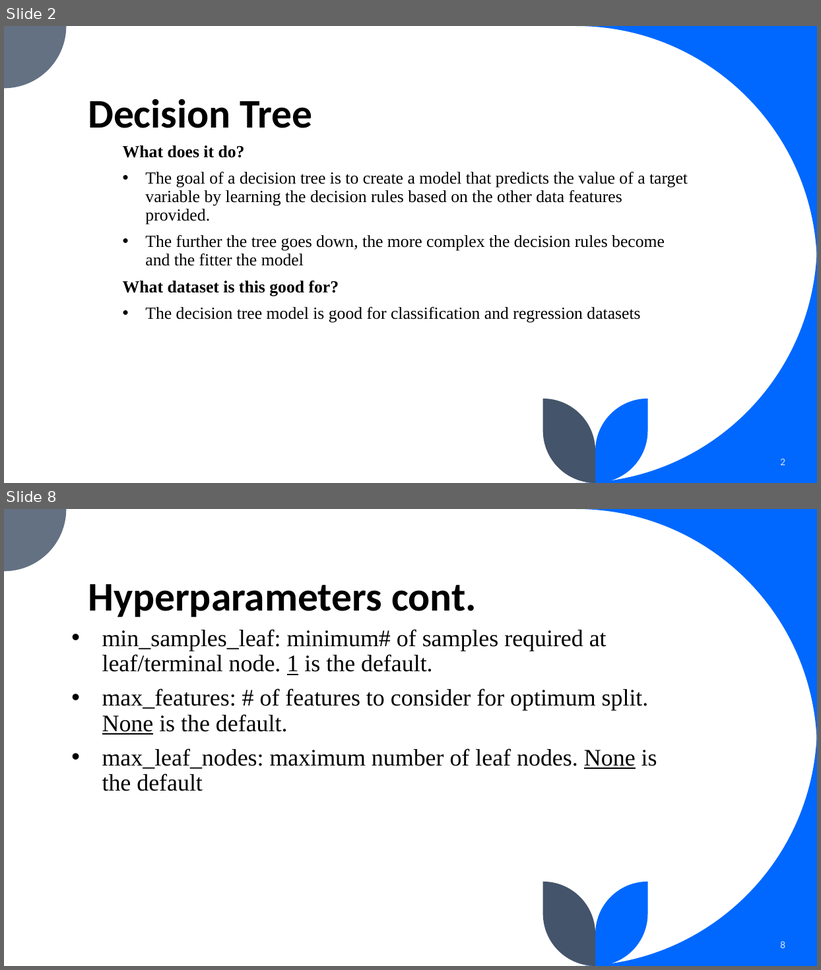
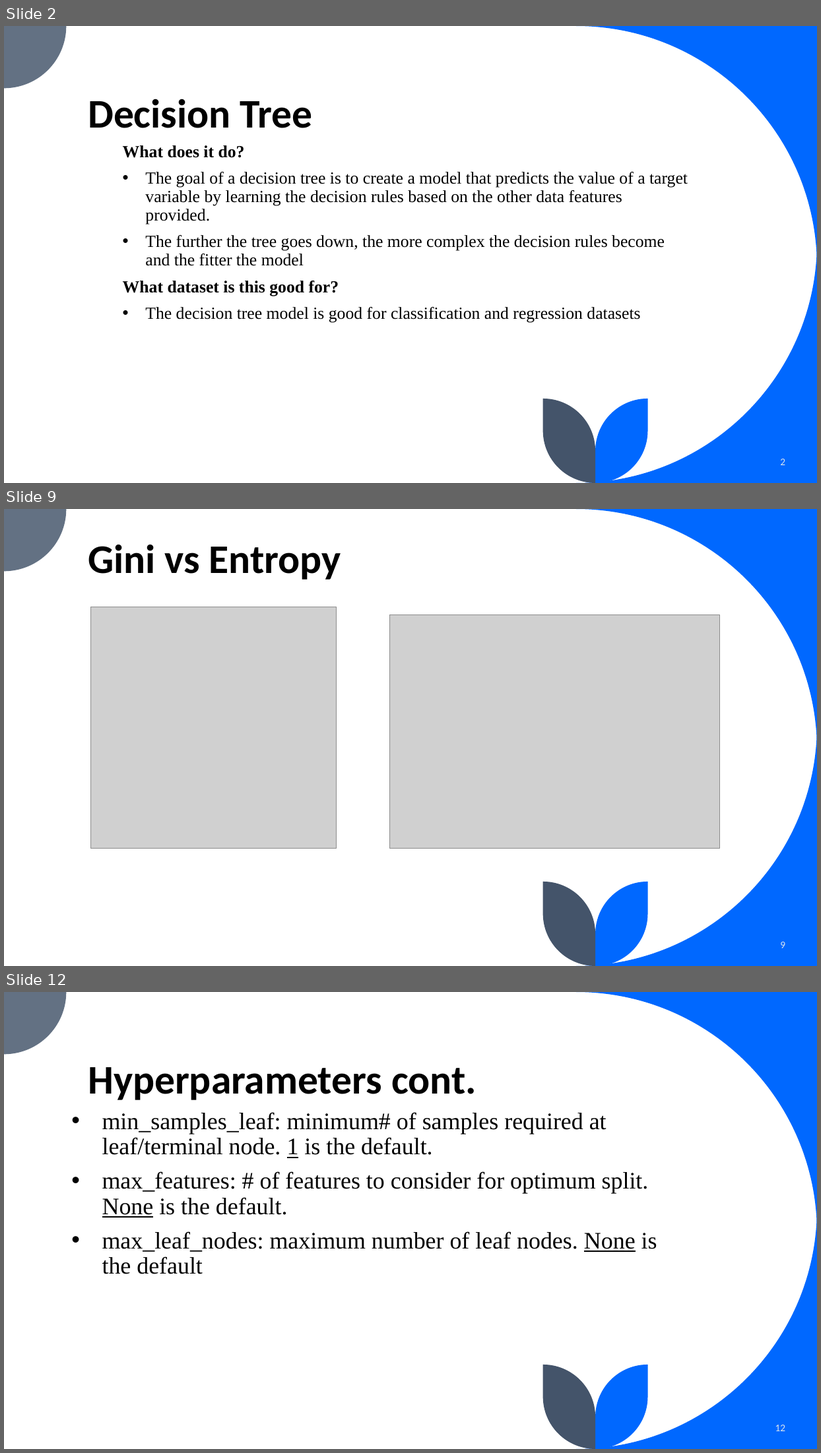
Before and after one commit to edwardoh7/wk09_fourthplace, a slide deck: Wk09 ppt presentation.pptx. Shown one above the other, each under a label of ours: slides 2 and 8 before the commit, slides 2, 9 and 12 after it; the slides between them are not shown. The pictures are 821x970 and 821x1453 pixels, drawn with LibreOffice and Linux fonts; fonts in the diff are those of the drawing; grey boxes stand for pictures. Boxes give left, top, right and bottom in pixels: in the first picture for what was removed or moved away, otherwise in the second. Text is boxed around its words. In the diff, an @@ line names an element or a change of style, - is before the commit and + after.

```diff
--- a/Wk09 ppt presentation.pptx
+++ b/Wk09 ppt presentation.pptx
@@ slide 9 added at [4, 509, 817, 966], background #FFFFFF; not listed: 5 template elements that a slide beside it also shows @@
@@ title added at [88, 544, 341, 580], 48 pt, text #000000, bold @@
+Gini vs Entropy
@@ picture added at [91, 607, 337, 848] @@
@@ picture added at [389, 615, 719, 848] @@
@@ page number added at [780, 942, 785, 949], 12 pt, text #DAE5EF @@
+9
@@ what was slide 8 is now slide 12 @@
@@ page number at [776, 1425, 786, 1432]: text changed @@
-8
+12
```
Also in this commit, not shown: 8 slides changed, 3 other slides added, 1 slide removed, 2 other files.
